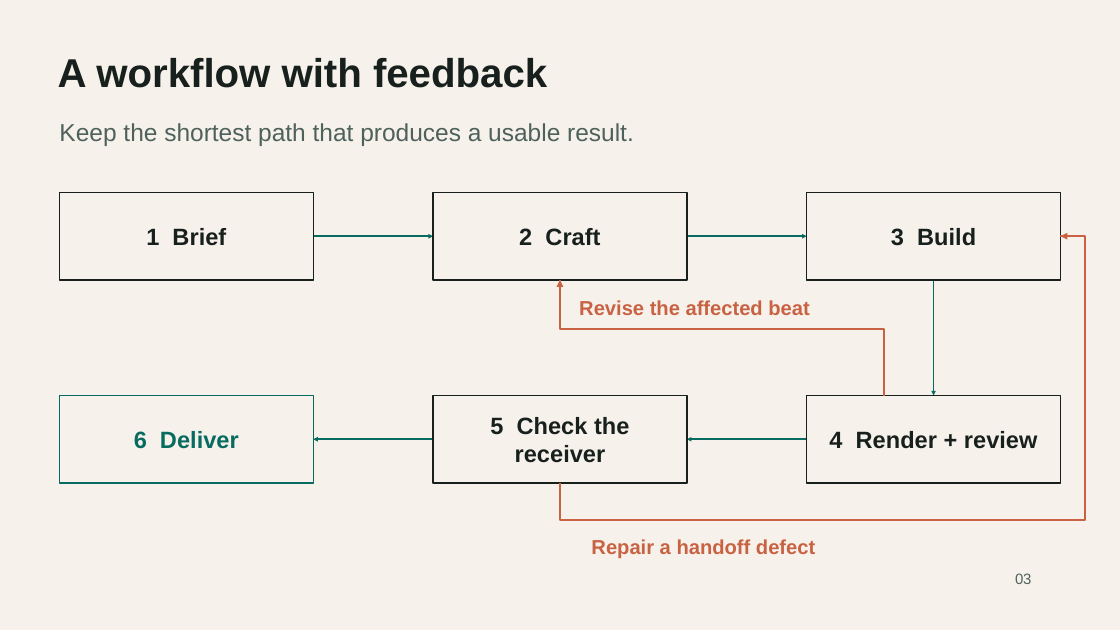
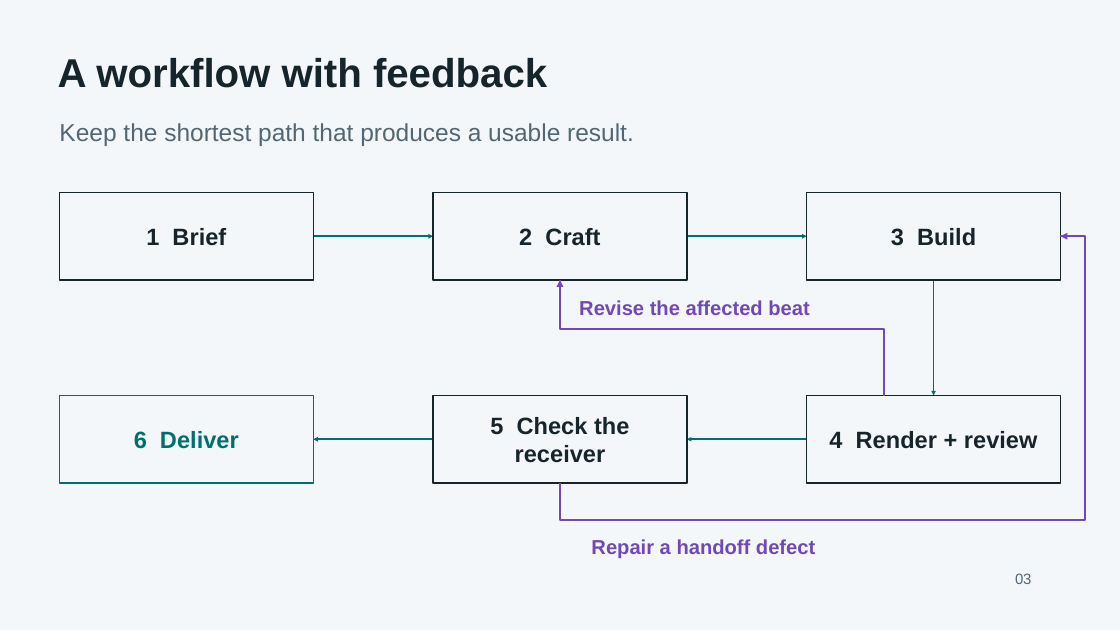
Before and after one commit to nazeeh111/adaptive-animation-skill, a slide deck: slide 3 of animation/docs/presentation.pptx. Drawn at 1120x630 pixels with LibreOffice and Linux fonts; fonts in the diff are those of the drawing. Boxes give left, top, right and bottom in pixels: in the first picture for what was removed or moved away, otherwise in the second. Text is boxed around its words. In the diff, an @@ line names an element or a change of style, - is before the commit and + after.

```diff
--- a/animation/docs/presentation.pptx
+++ b/animation/docs/presentation.pptx
@@ background #F6F2EB to #F4F7FA @@
@@ text "A workflow with feedback" at <box>58,58,547,88</box>: text colour #18201E to #16242B @@
@@ text "Keep the shortest path that ..." at <box>59,123,634,146</box>: text colour #4F615C to #526773 @@
@@ arrow (313, 236) - (434, 236): stroke #086B60 1.5 pt to #006F70 1.5 pt @@
@@ freeform shape at <box>560,236,1086,520</box>: outline #C96243 1.5 pt to #7248B4 1.5 pt @@
@@ arrow (687, 236) - (807, 236): stroke #086B60 1.5 pt to #006F70 1.5 pt @@
@@ freeform shape at <box>1060,233,1067,239</box>: fill #C96243 to #7248B4 @@
@@ freeform shape at <box>556,280,563,287</box>: fill #C96243 to #7248B4 @@
@@ freeform shape at <box>560,280,884,396</box>: outline #C96243 1.5 pt to #7248B4 1.5 pt @@
@@ text "Revise the affected beat" at <box>579,300,809,315</box>: text colour #C96243 to #7248B4 @@
@@ arrow (933, 280) - (933, 396): stroke #086B60 1.5 pt to #006F70 1.5 pt @@
@@ rectangle "6 Deliver" at <box>60,396,313,483</box>: text colour #086B60 to #006F70; fill #F6F2EB to #F4F7FA; outline #086B60 1.13 pt to #006F70 1.13 pt @@
@@ text colour #18201E to #16242B; fill #F6F2EB to #F4F7FA; outline #18201E 1.13 pt to #16242B 1.13 pt in 5 elements at <box>60,192,313,280</box>, <box>434,192,687,280</box>, <box>807,192,1060,280</box>, <box>807,396,1060,483</box>, <box>434,396,687,483</box> @@
@@ arrow (434, 439) - (313, 439): stroke #086B60 1.5 pt to #006F70 1.5 pt @@
@@ arrow (807, 439) - (687, 439): stroke #086B60 1.5 pt to #006F70 1.5 pt @@
@@ text "Repair a handoff defect" at <box>591,539,815,558</box>: text colour #C96243 to #7248B4 @@
@@ text "03" at <box>1015,573,1032,584</box>: text colour #4F615C to #526773 @@
```
Also in this commit, not shown: 7 other slides changed, 8 other files.
